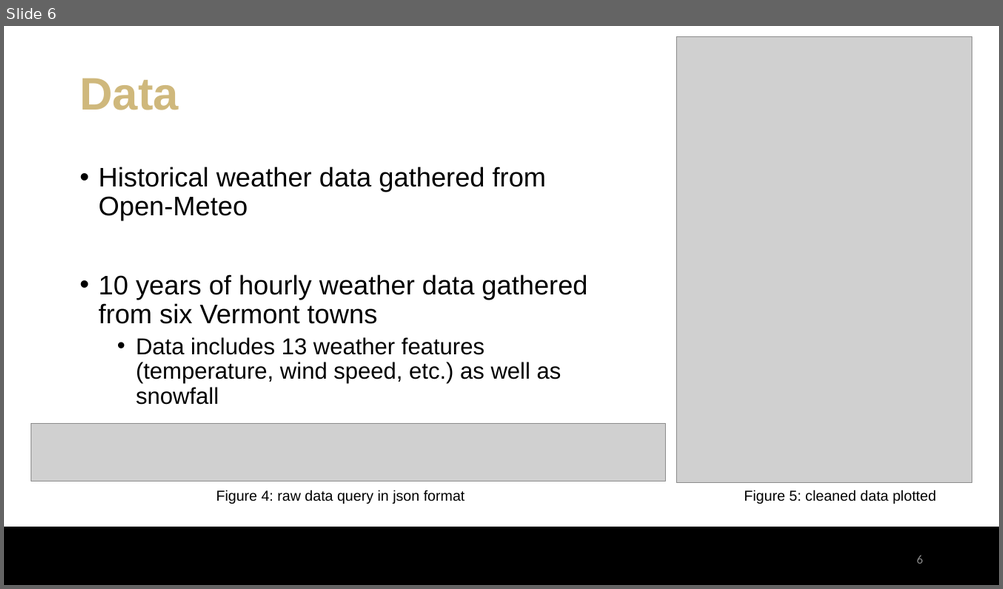
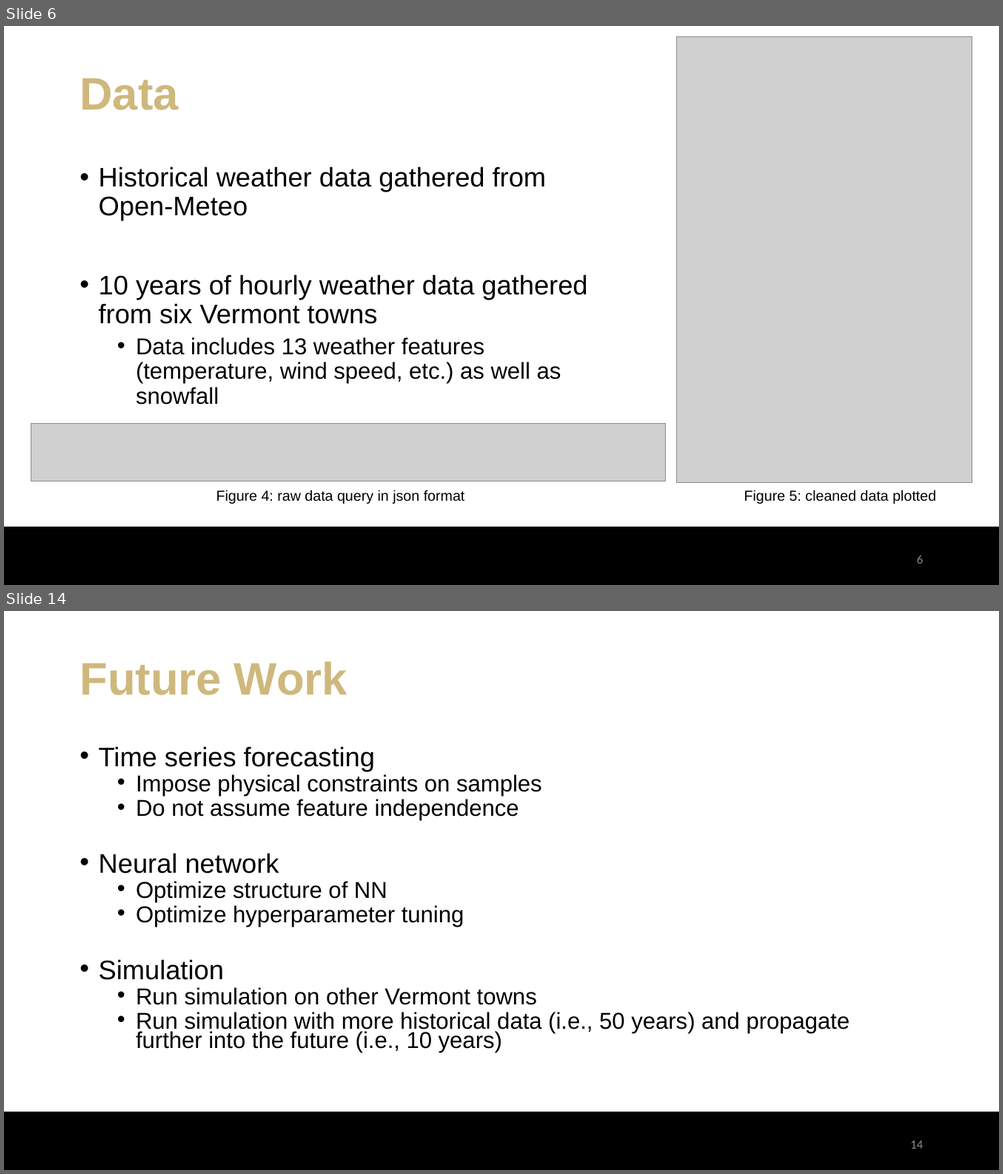
Before and after one commit to eli-kravitz/snowfall_prediction_vt, a slide deck: EliKravitz_ProjectPresentation.pptx. Shown one above the other, each under a label of ours: slide 6 before the commit, slides 6 and 14 after it; the slides between them are not shown. The pictures are 1003x589 and 1003x1174 pixels, drawn with LibreOffice and Linux fonts; fonts in the diff are those of the drawing; grey boxes stand for pictures; background and template pictures are left out. Boxes give left, top, right and bottom in pixels: in the first picture for what was removed or moved away, otherwise in the second. Text is boxed around its words. In the diff, an @@ line names an element or a change of style, - is before the commit and + after.

```diff
--- a/EliKravitz_ProjectPresentation.pptx
+++ b/EliKravitz_ProjectPresentation.pptx
@@ slide 14 added at (4,611,999,1170), background #FFFFFF; not listed: 3 template elements that a slide beside it also shows @@
@@ title added at (79,661,347,695), 44 pt, text #CFB87C, bold @@
+Future Work
@@ text added at (99,746,850,1053), 22.2 pt, text #000000 @@
+• Time series forecasting
+  • Impose physical constraints on samples
+  • Do not assume feature independence
+• Neural network
+  • Optimize structure of NN
+  • Optimize hyperparameter tuning
+• Simulation
+  • Run simulation on other Vermont towns
+  • Run simulation with more historical data (i.e., 50 years) and propagate further into the future (i.e., 10 years)
@@ page number added at (910,1141,922,1149), 12 pt, text #8C8C8C @@
+14
```
Also in this commit, not shown: 7 slides changed, 2 other slides added, 2 other files.
